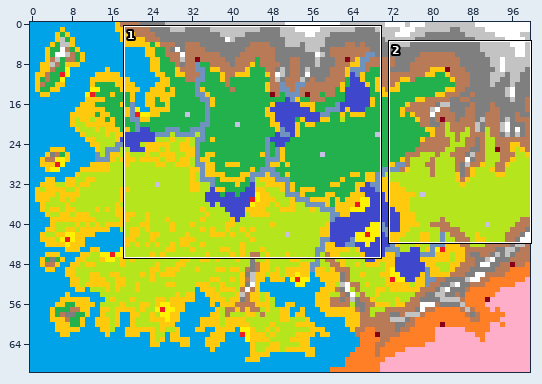
File history of a sprite sheet, assets/worldmap.png. Above: a wide view before the commit, with the close-up outlined.
Close-up. As it was:
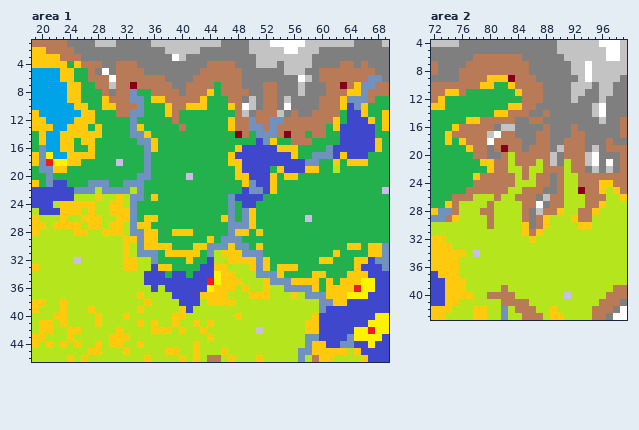
The file is 100x70 pixels. Shown: area 1: x 19..69, y 1..46; area 2: x 72..99, y 4..43.
New version:
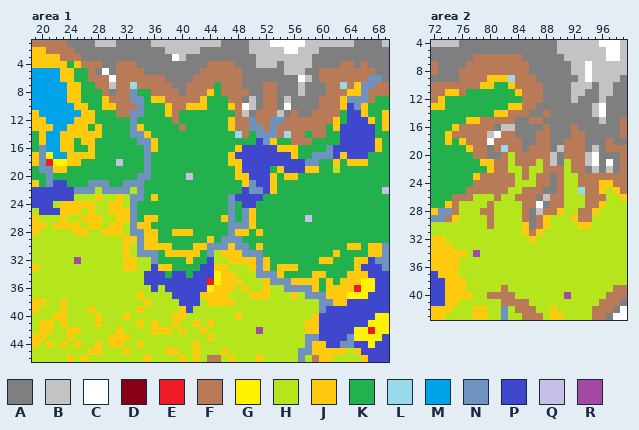
Palette (. is transparent): A #7f7f7f  B #c3c3c3  C #ffffff  D #880015  E #ed1c24  F #b97a57  G #fff200  H #b5e61d  J #ffc90e  K #22b14c  L #99d9ea  M #00a2e8  N #7092be  P #3f48cc  Q #c8bfe7  R #a349a4
Change:
Area 1:
Colour D becomes colour L in row 7 at x 33 and 63; in row 14 at x 48 and 55.
Colour Q becomes colour R in row 32 at x 25; in row 42 at x 51.
Area 2:
Colour D becomes colour L in row 9 at x 83; in row 19 at x 82; in row 25 at x 93.
Colour Q becomes colour R in row 34 at x 78; in row 40 at x 91.
